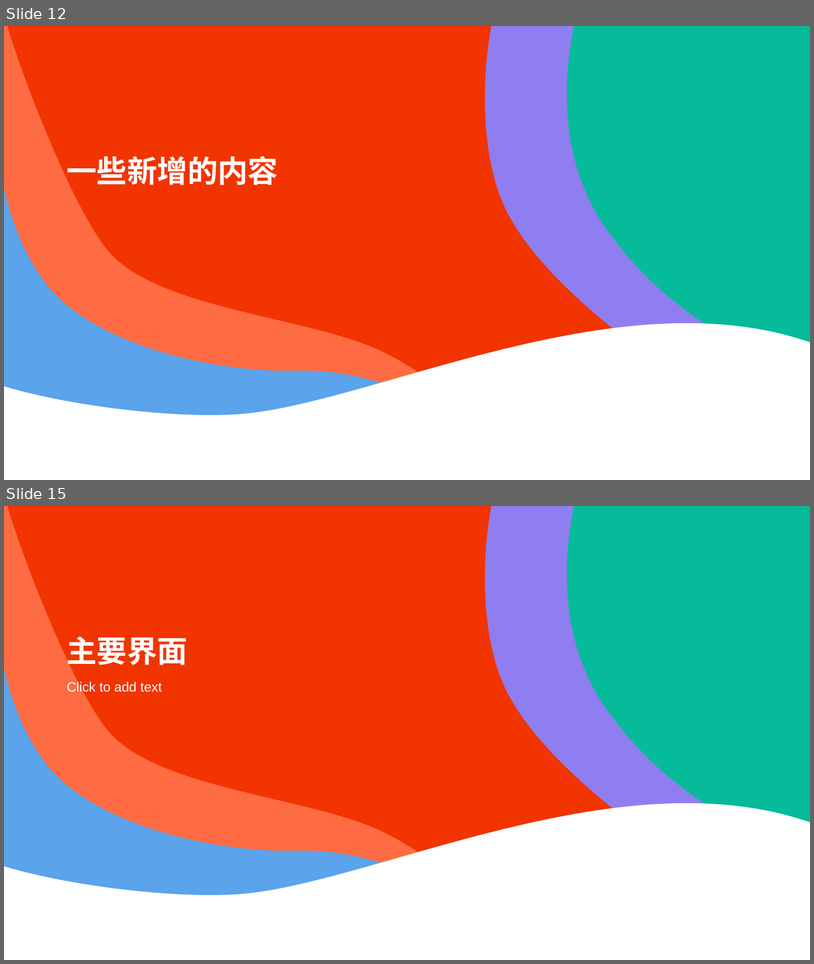
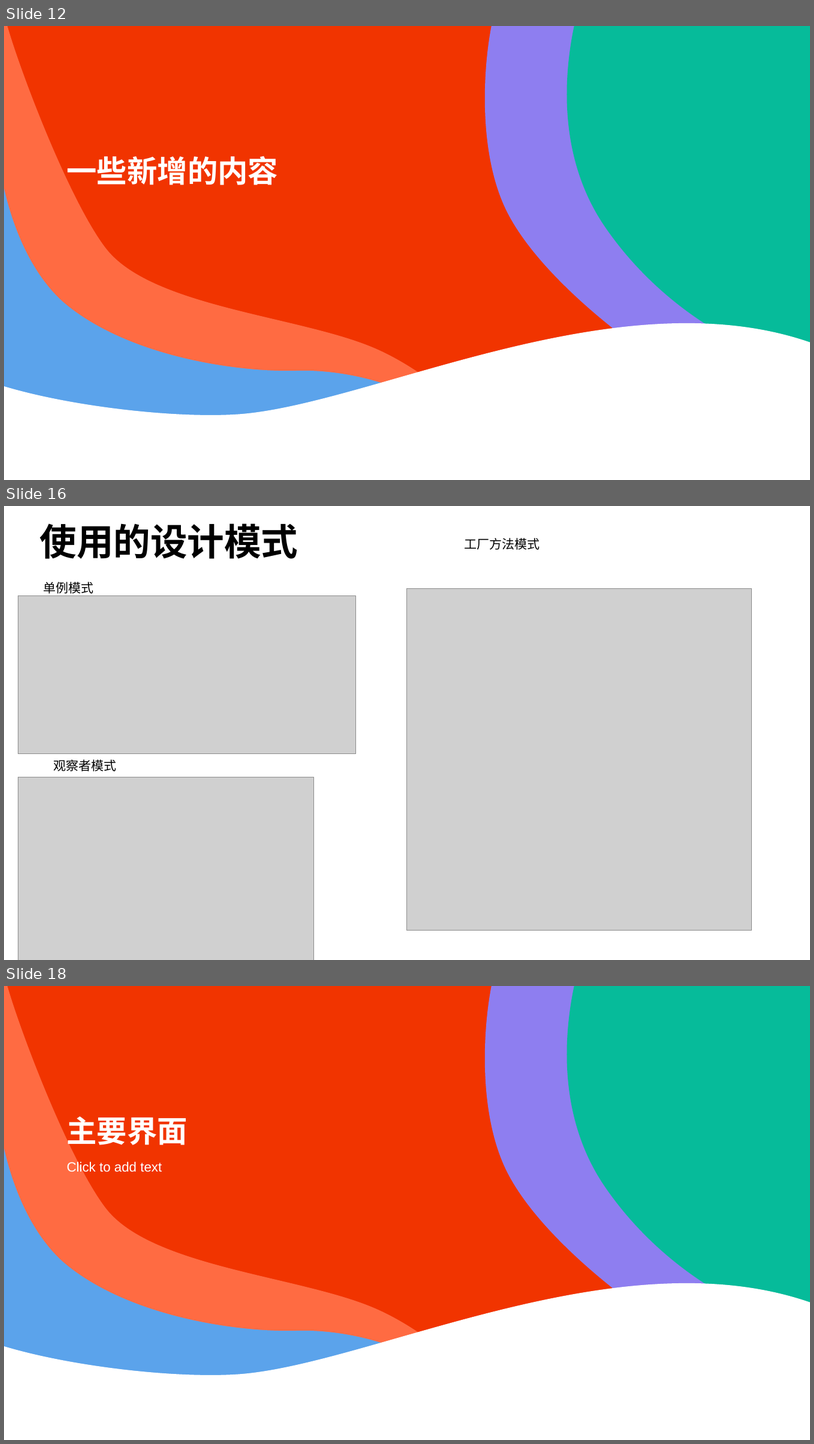
Before and after one commit to wzc506/mineswapper, a slide deck: uml.pptx. Shown one above the other, each under a label of ours: slides 12 and 15 before the commit, slides 12, 16 and 18 after it; the slides between them are not shown. The pictures are 814x964 and 814x1444 pixels, drawn with LibreOffice and Linux fonts; fonts in the diff are those of the drawing; grey boxes stand for pictures. Boxes give left, top, right and bottom in pixels: in the first picture for what was removed or moved away, otherwise in the second. Text is boxed around its words. In the diff, an @@ line names an element or a change of style, - is before the commit and + after.

```diff
--- a/uml.pptx
+++ b/uml.pptx
@@ slide 16 added at (x1=4, y1=506, x2=810, y2=960), background #FFFFFF @@
@@ text added at (x1=39, y1=523, x2=298, y2=559), 44 pt, text #000000, bold @@
+使用的设计模式
@@ text added at (x1=465, y1=538, x2=540, y2=550), 15 pt, text #000000 @@
+工厂方法模式
@@ text added at (x1=44, y1=582, x2=94, y2=594), 15 pt, text #000000 @@
+单例模式
@@ picture added at (x1=408, y1=588, x2=752, y2=930) @@
@@ picture added at (x1=18, y1=596, x2=356, y2=754) @@
@@ text added at (x1=54, y1=759, x2=117, y2=771), 15 pt, text #000000 @@
+观察者模式
@@ picture added at (x1=18, y1=777, x2=314, y2=960) @@
@@ what was slide 15 is now slide 18 @@
```
Also in this commit, not shown: 1 slide changed, 2 other slides added, 34 other files.
